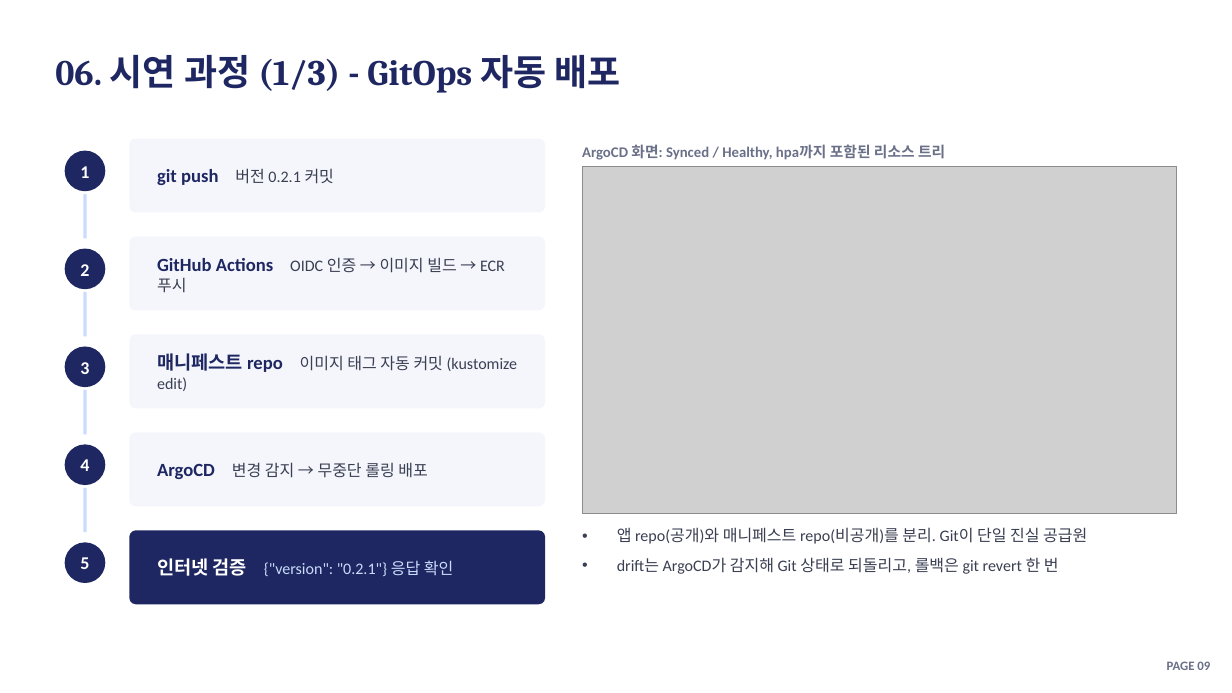
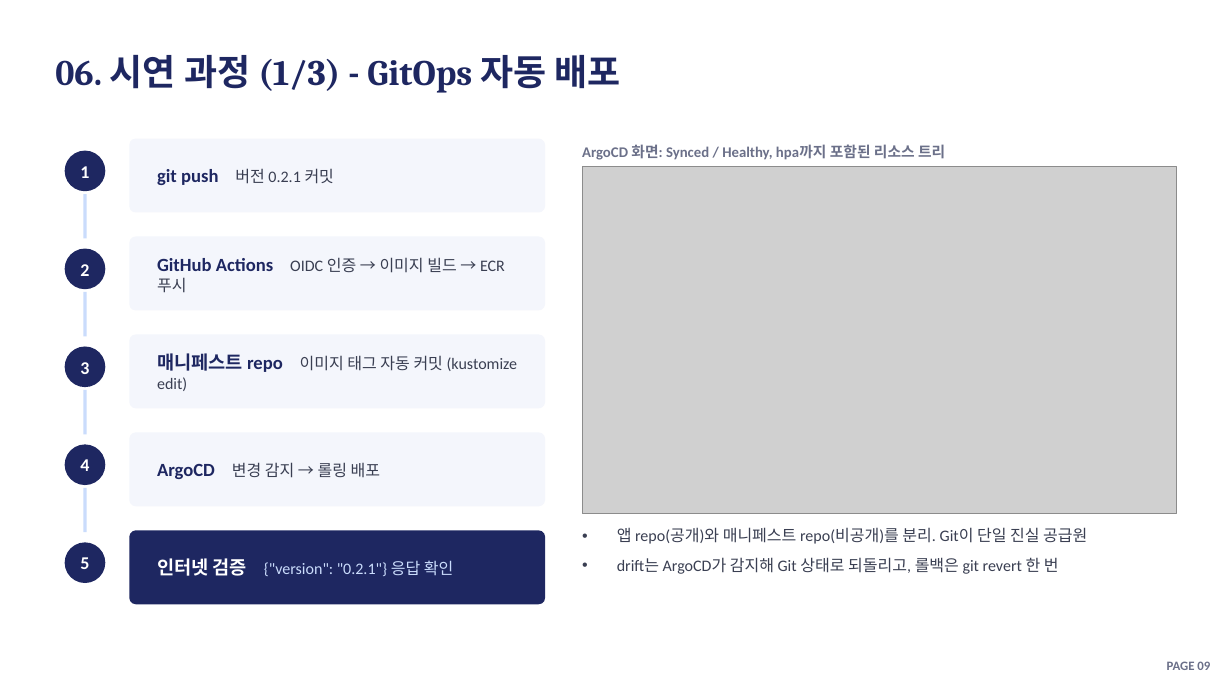
Before and after one commit to soc05272/eks-gitops-portfolio, a slide deck: slide 9 of docs/presentation.pptx. Drawn at 1232x693 pixels with LibreOffice and Linux fonts; fonts in the diff are those of the drawing; grey boxes stand for pictures. Boxes give left, top, right and bottom in pixels: in the first picture for what was removed or moved away, otherwise in the second. Text is boxed around its words. In the diff, an @@ line names an element or a change of style, - is before the commit and + after.

```diff
--- a/docs/presentation.pptx
+++ b/docs/presentation.pptx
@@ text at (x1=157, y1=462, x2=380, y2=479): text changed @@
-ArgoCD 변경 감지 → 무중단 롤링 배포
+ArgoCD 변경 감지 → 롤링 배포
```
Also in this commit, not shown: 8 other slides changed, 10 other files.
